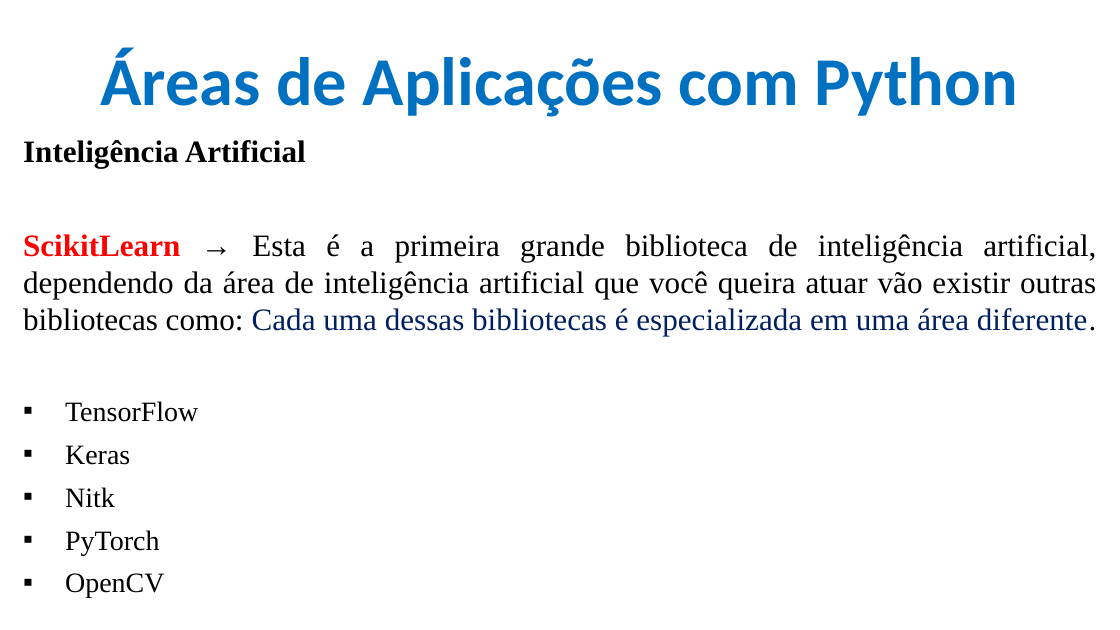
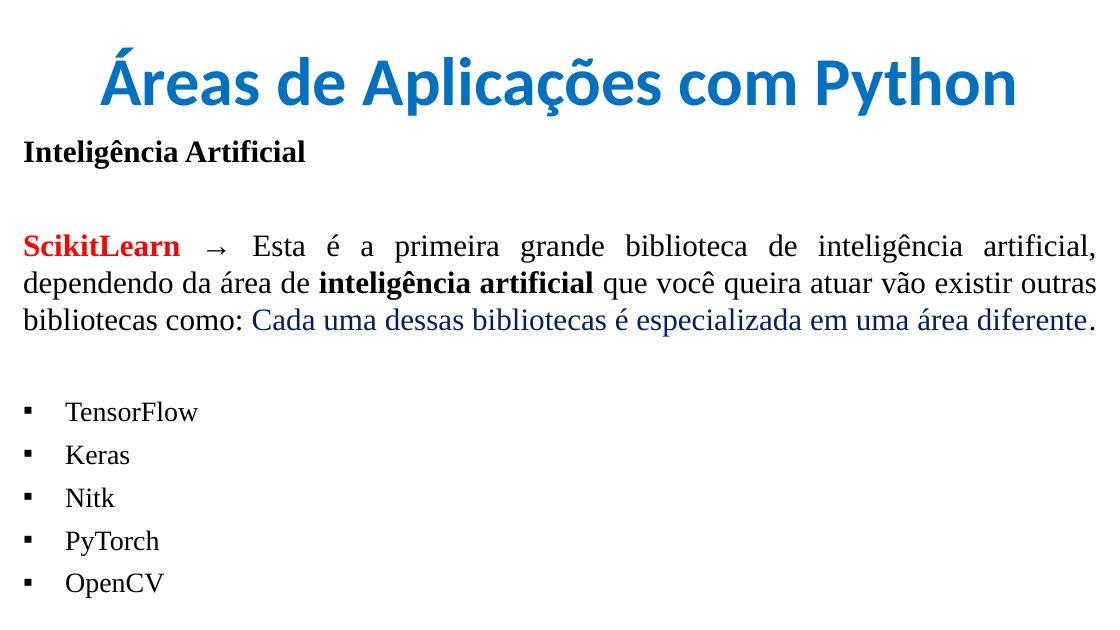
Before and after one commit to CloudEducationBrazil/WydenArea1AplicacaoCloudIndustria40Python, a slide deck: slide 11 of 01 Classes/Aula 07 - Aplicação Cloud Indústria 40 Python IoT Plataforma Outras Soluções.pptx. Drawn at 1120x630 pixels with LibreOffice and Linux fonts; fonts in the diff are those of the drawing; background and template pictures are left out. Boxes give left, top, right and bottom in pixels: in the first picture for what was removed or moved away, otherwise in the second. Text is boxed around its words. In the diff, an @@ line names an element or a change of style, - is before the commit and + after.

```diff
--- a/01 Classes/Aula 07 - Aplicação Cloud Indústria 40 Python IoT Plataforma Outras Soluções.pptx
+++ b/01 Classes/Aula 07 - Aplicação Cloud Indústria 40 Python IoT Plataforma Outras Soluções.pptx
@@ text at [23,234,1097,336]: bold on in "inteligência artificial" @@
```
Also in this commit, not shown: 8 other slides changed, 1 other file.
